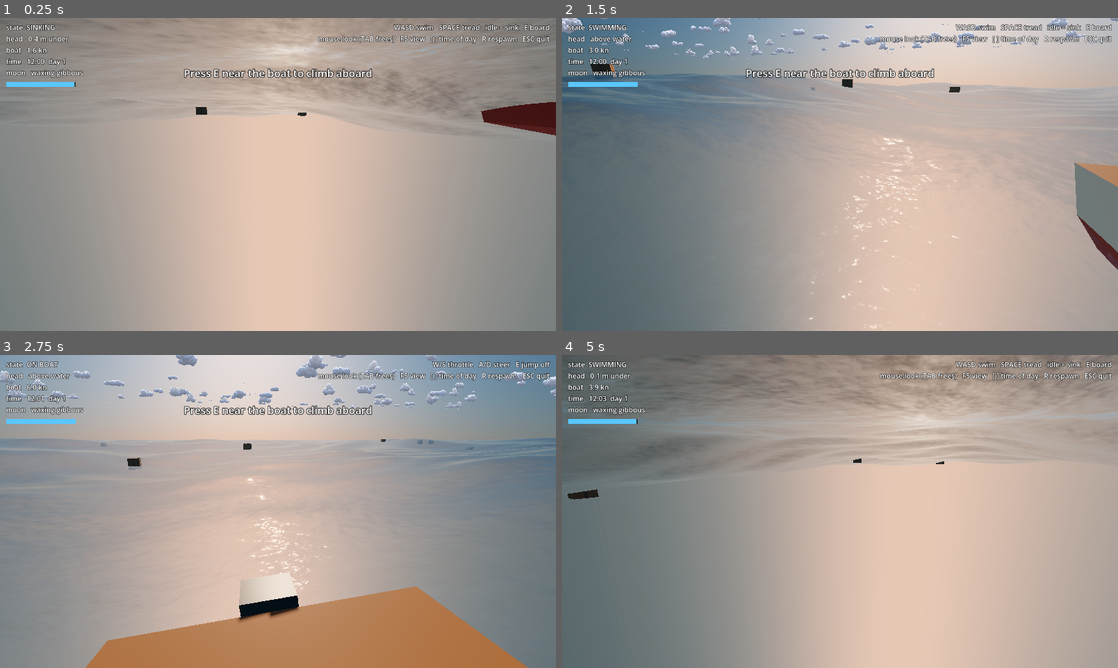
Above: before the commit, frames 1-4 (two rows, left to right).
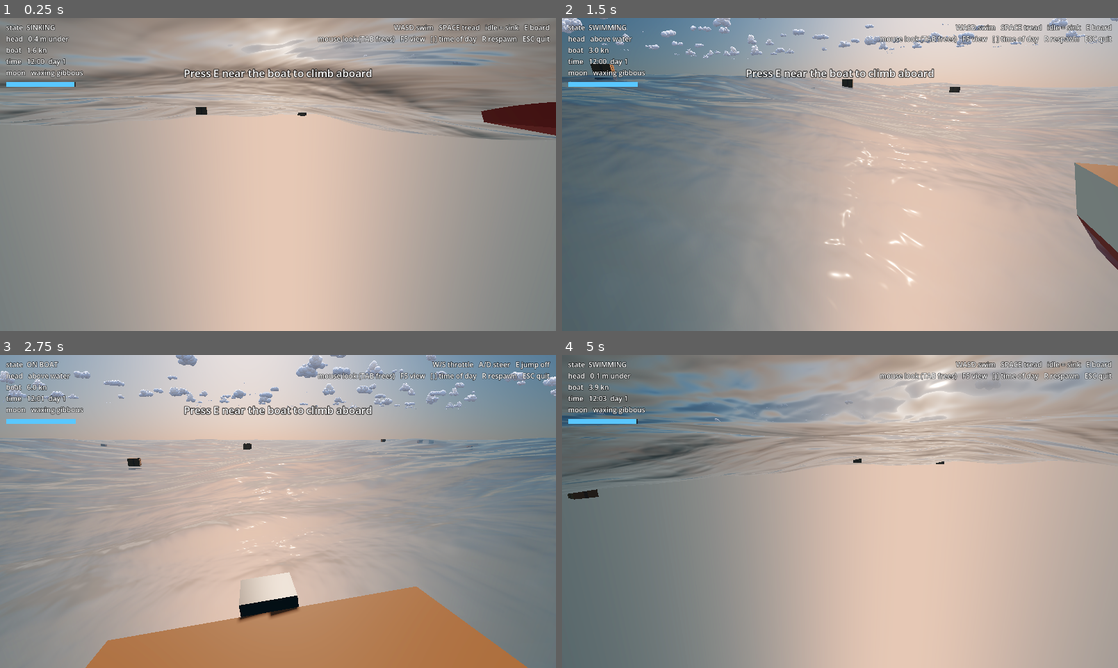
Above: after the commit, the same moments.

Repository: DocRountree/game
Game: Godot game, scene res://src/world/open_ocean/open_ocean.tscn
Two runs of this game, one before a commit and one after it. Both use one fixed random seed, a clock stepped at 60 frames per second and the inputs below.
Inputs (mouse positions are in pixels of both pictures, inside the frame that each line leads up to):
- Up to frame 1 (0.25 s): no input
- Up to frame 2 (1.5 s): tap E (interact) at 0.5, 1.25 s; move the mouse to (867, 174) at 0.52 s; hold W (move_forward) from 0.53 s (still down); tap Down (camera_down) at 0.6 s; move the mouse to (812, 174) at 1.27 s; tap Left (camera_left) at 1.35 s
- Up to frame 3 (2.75 s): keep holding W (move_forward); tap E (interact) at 2 s; move the mouse to (289, 505) at 2.02 s; tap Right (camera_right) at 2.1 s
- Up to frame 4 (5 s): keep holding W (move_forward); tap E (interact) at 2.75, 3.5 s; move the mouse to (834, 517) at 2.77 s; tap Up (camera_up) at 2.85 s; move the mouse to (878, 514) at 3.52 s; hold E (interact) 3.53-4.28 s; move the mouse to (795, 508) at 4.27 s; tap Tab (toggle_mouse) at 4.35 s

The runs differ from the first frame. In frame 1, 6.4% of the frame differs, in the area x 0-100%, y 0-39%; in frame 2, 1.4%; in frame 3, 1.0%; in frame 4, 13%, in the area x 0-100%, y 0-42%.

Commit message:
Procedural small waves replace water normal maps; outer planets at moon pace
- Water: the detail normal-map textures are gone. The fragment shader sums
  up to 28 short travelling waves (7 m down to ~0.2 m) with directions
  spread around the wind and deep-water speeds, exponentiated-sine crests,
  and domain warping between waves. The detail evolves like real ripples
  instead of sliding or tiling, rides the swell, and the loop stops at the
  first wave a pixel can't resolve, so distant water is cheap.
- Planets: Mars, Jupiter, Saturn and Uranus run their orbits faster than
  real so they cross the stars at about the moon's pace (9-14 deg/day);
  WorldConfig.outer_planet_pace sets it (0 = real). Earth keeps the real
  calendar, so retrograde loops stay gentle.

Diff:
--- a/src/core/world_config.gd
+++ b/src/core/world_config.gd
@@ -11,6 +11,9 @@
 ## Julian date of the repeating day's midnight (default: 2026 winter solstice).
 @export var day_jd := 2461395.5
 @export var planet_radius_m := 6400000.0 ## For horizon distance, sky and atmosphere maths.
+## How fast Mars, Jupiter, Saturn and Uranus cross the stars: 0 = real (weeks
+## to see a change), 1 = about as fast as the moon (13 degrees a day).
+@export_range(0.0, 1.0) var outer_planet_pace := 1.0
 
 static var _default: WorldConfig
 
--- a/src/systems/atmosphere/astronomy.gd
+++ b/src/systems/atmosphere/astronomy.gd
@@ -44,11 +44,12 @@
 
 
 ## Planets on day `day` at clock time t: Mercury and Venus kept near the fixed
-## sun, the outer planets wandering among the stars (see
-## Planets.positions_relative_to_sun). Each: [name, equatorial unit vector,
+## sun, the outer planets wandering among the stars at the world's
+## outer_planet_pace (see Planets.positions_relative_to_sun). Each: [name, equatorial unit vector,
 ## magnitude, colour, disc size px].
 static func planet_positions(world: WorldConfig, day: int, t: float) -> Array:
-	return Planets.positions_relative_to_sun(julian_date(world, t) + day, julian_date(world, t))
+	return Planets.positions_relative_to_sun(julian_date(world, t) + day, julian_date(world, t),
+			world.day_jd, world.outer_planet_pace)
 
 
 ## Lit fraction of the moon's disc, 0 (new) .. 1 (full).
--- a/src/systems/atmosphere/planets.gd
+++ b/src/systems/atmosphere/planets.gd
@@ -106,15 +106,26 @@
 	return deg_to_rad(EARTH[3] + EARTH[9] * t + 180.0)
 
 
+const MOON_RATE := 13.176   ## Degrees per day the moon moves against the stars.
+
+
 ## Planet positions at Julian date jd for a sky whose sun is frozen at sun_jd.
 ## The game repeats one calendar day for the sun but lets the days count on.
 ## Mercury and Venus never stray far from the sun, so they are turned about the
 ## ecliptic pole to keep their real angle from the frozen sun (otherwise they
-## could end up at midnight). The outer planets keep their true places among
-## the stars, creeping east and looping back (retrograde) at the real rate.
-static func positions_relative_to_sun(jd: float, sun_jd: float) -> Array:
+## could end up at midnight). The outer planets keep their places among the
+## stars, but run their orbits faster than real since epoch_jd: pace 0 is the
+## real rate, 1 is about the moon's 13 degrees a day. The Earth keeps the real
+## calendar, so their yearly retrograde loops stay gentle.
+static func positions_relative_to_sun(jd: float, sun_jd: float, epoch_jd := 0.0, pace := 0.0) -> Array:
 	var turn := sun_ecliptic_longitude(sun_jd) - sun_ecliptic_longitude(jd)
-	var out := positions(jd)
+	var body_jd := PackedFloat64Array()
+	if pace > 0.0:
+		for body: Array in BODIES:
+			var real_rate: float = body[14] / 36525.0   # mean longitude, degrees per day
+			var speed := lerpf(1.0, MOON_RATE / real_rate, pace) if body[5] >= 1.0 else 1.0
+			body_jd.append(epoch_jd + (jd - epoch_jd) * speed)
+	var out := positions(jd, body_jd)
 	for i in out.size():
 		if BODIES[i][5] < 1.0:   # inner planet (semi-major axis < 1 AU)
 			var e := _to_ecliptic(out[i][1]).rotated(Vector3(0, 0, 1), turn)
@@ -123,12 +134,14 @@
 
 
 ## For each planet: [name, equatorial unit vector, magnitude, colour, disc size px].
-static func positions(jd: float) -> Array:
+static func positions(jd: float, body_jd := PackedFloat64Array()) -> Array:
 	var t := (jd - 2451545.0) / 36525.0
 	var earth := _heliocentric(EARTH, 0, t)
 	var out := []
-	for body: Array in BODIES:
-		var helio := _heliocentric(body, 5, t)
+	for i in BODIES.size():
+		var body: Array = BODIES[i]
+		var tb := t if body_jd.is_empty() else (body_jd[i] - 2451545.0) / 36525.0
+		var helio := _heliocentric(body, 5, tb)
 		var geo := helio - earth
 		var phase_angle := rad_to_deg((-helio).angle_to(-geo))   # sun-planet-earth
 		var mag: float = body[3] + 5.0 * log(helio.length() * geo.length()) / log(10.0) + body[4] * phase_angle
--- a/src/systems/water/ocean/ocean.tscn
+++ b/src/systems/water/ocean/ocean.tscn
@@ -48,32 +48,6 @@
 amplitude = 0.03
 phase = 2.5
 
-[sub_resource type="FastNoiseLite" id="Noise_detail_a"]
-seed = 1
-frequency = 0.03
-fractal_octaves = 5
-
-[sub_resource type="NoiseTexture2D" id="Tex_detail_a"]
-width = 1024
-height = 1024
-seamless = true
-as_normal_map = true
-bump_strength = 4.0
-noise = SubResource("Noise_detail_a")
-
-[sub_resource type="FastNoiseLite" id="Noise_detail_b"]
-seed = 2
-frequency = 0.022
-fractal_octaves = 5
-
-[sub_resource type="NoiseTexture2D" id="Tex_detail_b"]
-width = 1024
-height = 1024
-seamless = true
-as_normal_map = true
-bump_strength = 4.0
-noise = SubResource("Noise_detail_b")
-
 [sub_resource type="FastNoiseLite" id="Noise_foam"]
 seed = 3
 frequency = 0.03
@@ -88,8 +62,6 @@
 [sub_resource type="ShaderMaterial" id="Water_material"]
 render_priority = 0
 shader = ExtResource("5_water")
-shader_parameter/detail_a = SubResource("Tex_detail_a")
-shader_parameter/detail_b = SubResource("Tex_detail_b")
 shader_parameter/foam_noise = SubResource("Tex_foam")
 
 [node name="Ocean" type="Node3D"]
--- a/src/systems/water/ocean/water.gdshader
+++ b/src/systems/water/ocean/water.gdshader
@@ -3,7 +3,7 @@
 
 // Open-ocean surface. The same Gerstner waves as Ocean.height_at() displace a
 // camera-centred mesh; per pixel it adds the analytic wave normal, interactive
-// ripples, and detail normal maps that churn in place. Godot's lighting handles the
+// ripples, and procedural small waves. Godot's lighting handles the
 // sky reflection and sun glints; this shader supplies the light coming up
 // through the water (refraction + depth absorption + crest scattering) and foam.
 
@@ -19,16 +19,20 @@
 uniform vec3 ripple_rect = vec3(0.0, 0.0, 1.0);                // origin x, origin z, size
 
 group_uniforms detail;
-uniform sampler2D detail_a : hint_normal, filter_linear_mipmap_anisotropic, repeat_enable;
-uniform sampler2D detail_b : hint_normal, filter_linear_mipmap_anisotropic, repeat_enable;
-uniform float detail_tile = 19.3;          // meters per texture repeat (odd sizes and angles
-                                           // per layer, so their repeats never line up)
-uniform float detail_strength = 0.3;
-uniform float fine_tile = 4.13;             // meters per repeat of the finest ripple layer
-uniform float fine_strength = 0.18;
-uniform float fine_fade = 40.0;            // the fine layer fades out by this distance (no sparkle)
-uniform float churn_period = 3.0;          // seconds for a detail layer to fade out and re-form
-uniform float patch_size = 140.0;          // meters: scale of the slow variation in which layer dominates
+// Small waves, procedurally: a sum of short travelling waves with their own
+// directions (spread around the wind), wavelengths (a geometric series) and
+// deep-water speeds. They evolve like real ripples: no texture to slide or
+// tile. Each wave is shifted a little by the slopes of the waves before it
+// (domain warping), which breaks up the regularity of a plain sum of sines.
+// Cheap: waves too short for a pixel are skipped, so far water costs a few
+// iterations.
+uniform int detail_waves = 28;
+uniform float detail_longest = 7.0;        // m
+uniform float detail_ratio = 0.88;         // each wave this much shorter than the last
+uniform float detail_slope = 0.11;         // slope of the longest detail wave
+uniform float detail_spread = 3.6;         // radians of direction spread around the wind
+uniform float detail_warp = 0.5;           // how much earlier waves bend later ones
+uniform float wind_angle = 0.45;           // radians (matches the main swell)
 uniform sampler2D foam_noise : filter_linear_mipmap, repeat_enable;
 
 group_uniforms water;
@@ -56,25 +60,32 @@
 vec2 rip_uv(vec2 p) { return (p - ripple_rect.xy) / ripple_rect.z; }
 float rip_fade(vec2 uv) { vec2 e = min(uv, 1.0 - uv); return clamp(min(e.x, e.y) * 25.0, 0.0, 1.0); }
 
-// Slope from a detail normal map that churns in place instead of scrolling:
-// two copies cross-fade, each drifting only a little before it fades out and
-// comes back at a fresh random offset. A plain scroll reads as a film sliding
-// over the waves; this keeps the ripples attached to the water.
-vec2 churn(sampler2D tex, vec2 uv, vec2 drift, float t) {
-	vec2 s = vec2(0.0);
-	for (int k = 0; k < 2; k++) {
-		float phase = t / churn_period + float(k) * 0.5;
-		float cycle = floor(phase);
-		float f = fract(phase);
-		vec2 jump = fract(sin(vec2(cycle * 12.9898 + float(k) * 3.1, cycle * 78.233 + float(k) * 7.7)) * 43758.5453);
-		vec3 n = texture(tex, uv + jump + drift * (f - 0.5)).xyz * 2.0 - 1.0;
-		s += (1.0 - abs(2.0 * f - 1.0)) * n.xy / max(n.z, 0.2);   // triangle weights sum to 1
+float hash1(float n) { return fract(sin(n * 91.3458) * 47453.5453); }
+
+// Summed slope of the procedural detail waves at undisplaced position p.
+vec2 detail_slope_at(vec2 p, float footprint) {
+	vec2 grad = vec2(0.0);
+	float lambda = detail_longest;
+	float amp_slope = detail_slope;
+	for (int i = 0; i < detail_waves; i++) {
+		float resolve = lambda / (2.5 * footprint);   // < 1: too short for this pixel
+		if (resolve < 1.0)
+			break;                                      // the rest are shorter still
+		float fade = clamp(resolve - 1.0, 0.0, 1.0);
+		float fi = float(i);
+		float ang = wind_angle + (hash1(fi + 1.0) - 0.5) * detail_spread;
+		vec2 d = vec2(cos(ang), sin(ang));
+		float k = 6.2831853 / lambda;
+		float th = k * dot(d, p) - sqrt(9.81 * k) * time + hash1(fi + 17.0) * 6.2831853;
+		// exponentiated sine: sharper crests, broader troughs, like real ripples
+		float e = exp(sin(th) - 1.0);
+		vec2 g = d * (amp_slope * e * cos(th) * fade);
+		grad += g;
+		p += g * (lambda * detail_warp);
+		lambda *= detail_ratio;
+		amp_slope *= 0.985;
 	}
-	return s * 1.35;   // blending two copies flattens them a little; restore contrast
-}
-
-vec2 rot(vec2 p, float a) {
-	return vec2(p.x * cos(a) - p.y * sin(a), p.x * sin(a) + p.y * cos(a));
+	return grad;
 }
 
 float view_depth(vec2 uv, mat4 inv_proj) {
@@ -127,20 +138,9 @@
 			/ (2.0 * e * ripple_rect.z) * rf;
 	float ripple_foam = texture(ripple_tex, ruv).g * rf;
 
-	// small waves: detail normal maps churning in place on the (orbiting) water.
-	// x0 is the undisplaced position, so they ride the swell like real ripples.
-	// A slow, large noise trades strength between the layers from place to
-	// place, so no single repeating pattern dominates the whole sea.
-	float patch = texture(foam_noise, x0 / patch_size + vec2(0.37, 0.61)).r;
-	float wa = mix(0.45, 1.4, smoothstep(0.25, 0.75, patch));
-	float wb = mix(1.4, 0.45, smoothstep(0.3, 0.7, patch));
-	slope += detail_strength * (wa * churn(detail_a, rot(x0, 0.83) / detail_tile, vec2(0.04, 0.02), time)
-			+ 0.6 * wb * churn(detail_b, rot(x0, 2.37) / (detail_tile * 1.618), vec2(-0.02, 0.035), time + 1.3));
-	// finest capillary ripples close up, so the near water isn't smooth blotches
-	float fine = fine_strength * (1.0 - smoothstep(fine_fade * 0.3, fine_fade, -VERTEX.z));
-	if (fine > 0.0) {
-		slope += fine * churn(detail_a, rot(x0, 4.11) / fine_tile, vec2(0.08, -0.05), time * 1.7 + 0.6);
-	}
+	// small waves: procedural, attached to the water (x0 rides the swell)
+	vec2 fw = fwidth(x0);
+	slope += detail_slope_at(x0, max(sqrt(fw.x * fw.y) * 1.4, 0.002));   // mean footprint: keeps cross-view detail at grazing angles
 
 	vec3 n_world = normalize(vec3(-slope.x, 1.0, -slope.y));
 	NORMAL = normalize((VIEW_MATRIX * vec4(n_world, 0.0)).xyz);
@@ -171,8 +171,8 @@
 
 	// foam: crest compression + ripple foam, broken up by noise so it reads as foam
 	float f = smoothstep(0.72, 0.55, jac) * 0.6 + ripple_foam * 0.5;   // whitecaps only on the sharpest crests
-	float noise = texture(foam_noise, (x0 + vec2(0.2, 0.0) * time) * (2.5 / detail_tile)).r * 0.6
-			+ texture(foam_noise, (x0 - vec2(0.0, 0.15) * time) * (5.0 / detail_tile)).r * 0.4;
+	float noise = texture(foam_noise, (x0 + vec2(0.2, 0.0) * time) * (2.5 / 20.0)).r * 0.6
+			+ texture(foam_noise, (x0 - vec2(0.0, 0.15) * time) * (5.0 / 20.0)).r * 0.4;
 	float lo = 1.0 - 0.6 * clamp(f, 0.0, 1.0);
 	float foam = smoothstep(lo, lo + 0.25, noise) * sqrt(min(f, 1.0));
 
--- a/tests/smoke_test.gd
+++ b/tests/smoke_test.gd
@@ -62,29 +62,20 @@
 	var planets := Planets.positions(Planets.julian_date(2020, 356, 18.0))
 	_check((planets[3][1] as Vector3).angle_to(planets[4][1]) < deg_to_rad(0.5),
 			"planets: Jupiter-Saturn great conjunction on 2020-12-21")
-	# planets wander day to day, relative to the fixed sun
+	# planets wander: outer ones about as fast as the moon, Venus stays near the fixed sun
 	var cfg := WorldConfig.current()
 	var sun_eq := Planets.sun_direction(Astronomy.julian_date(cfg, 0.0))
 	var max_venus := 0.0
-	var reversals := 0
-	var prev_lon := NAN
-	var prev_step := 0.0
 	for d in range(0, 400, 4):
-		var ps := Astronomy.planet_positions(cfg, d, 0.0)
-		max_venus = maxf(max_venus, rad_to_deg((ps[1][1] as Vector3).angle_to(sun_eq)))
-		var e := Planets._to_ecliptic(ps[3][1])
-		var lon := atan2(e.y, e.x)
-		if not is_nan(prev_lon):
-			var step := angle_difference(prev_lon, lon)
-			if prev_step != 0.0 and signf(step) != signf(prev_step):
-				reversals += 1
-			prev_step = step
-		prev_lon = lon
-	var jup0: Vector3 = Astronomy.planet_positions(cfg, 0, 0.0)[3][1]
-	var jup60: Vector3 = Astronomy.planet_positions(cfg, 60, 0.0)[3][1]
-	_check(max_venus < 48.0 and rad_to_deg(jup0.angle_to(jup60)) > 1.0 and rad_to_deg(jup0.angle_to(jup60)) < 15.0
-			and reversals >= 1,
-			"planets wander (Jupiter moves %.1f deg, %d reversals), Venus stays within %.0f deg of the sun" % [rad_to_deg(jup0.angle_to(jup60)), reversals, max_venus])
+		max_venus = maxf(max_venus, rad_to_deg((Astronomy.planet_positions(cfg, d, 0.0)[1][1] as Vector3).angle_to(sun_eq)))
+	var rates := []
+	for i in [2, 3, 4, 5]:   # Mars .. Uranus: degrees moved in one day
+		var a0: Vector3 = Astronomy.planet_positions(cfg, 10, 0.0)[i][1]
+		var a1: Vector3 = Astronomy.planet_positions(cfg, 11, 0.0)[i][1]
+		rates.append(rad_to_deg(a0.angle_to(a1)))
+	_check(max_venus < 48.0 and rates.min() > 8.0 and rates.max() < 20.0,
+			"outer planets cross the stars at moon pace (%.0f-%.0f deg/day), Venus within %.0f deg of the sun"
+			% [rates.min(), rates.max(), max_venus])
 	var catalog: StarCatalog = world.get_node("Starfield").catalog
 	_check(catalog.star_count() > 8000 and catalog.deep_sky_count() == 110, "star catalogue and all 110 Messier objects load")
 	# clock: 15 real minutes of daylight, 5 of night
Not shown, changed: docs/ARCHITECTURE.md
